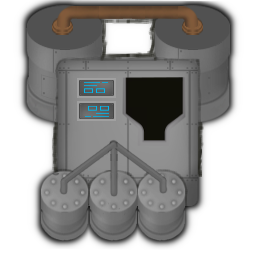
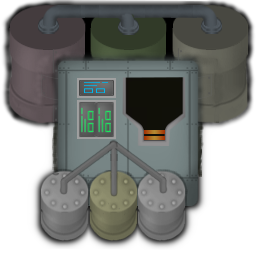
Layer changes from the first 256x256 image to the second:
added layer "Layer 3 copy" above "Pasted Layer #3" over (144, 130, 165, 140)
painted on "Pasted Layer #2" over (77, 100, 116, 139)
painted on "3 copy #1" over (89, 170, 138, 241)
painted on "body copy" over (53, 51, 203, 206)
removed layer "Layer 14 copy" over (77, 6, 178, 19)
renamed "outlet_base copy #1" to "Layer Group", painted on it over (38, 5, 222, 35)
removed layer "outlet_base copy" over (165, 6, 203, 35)
added layer "tank_rear copy #2" above "tank_rear copy #1" over (90, 5, 167, 123)
painted on "tank_rear copy #1" over (154, 5, 249, 123)
painted on "tank_rear copy" over (9, 5, 103, 123)
painted on "back" over (1, 0, 256, 131)
